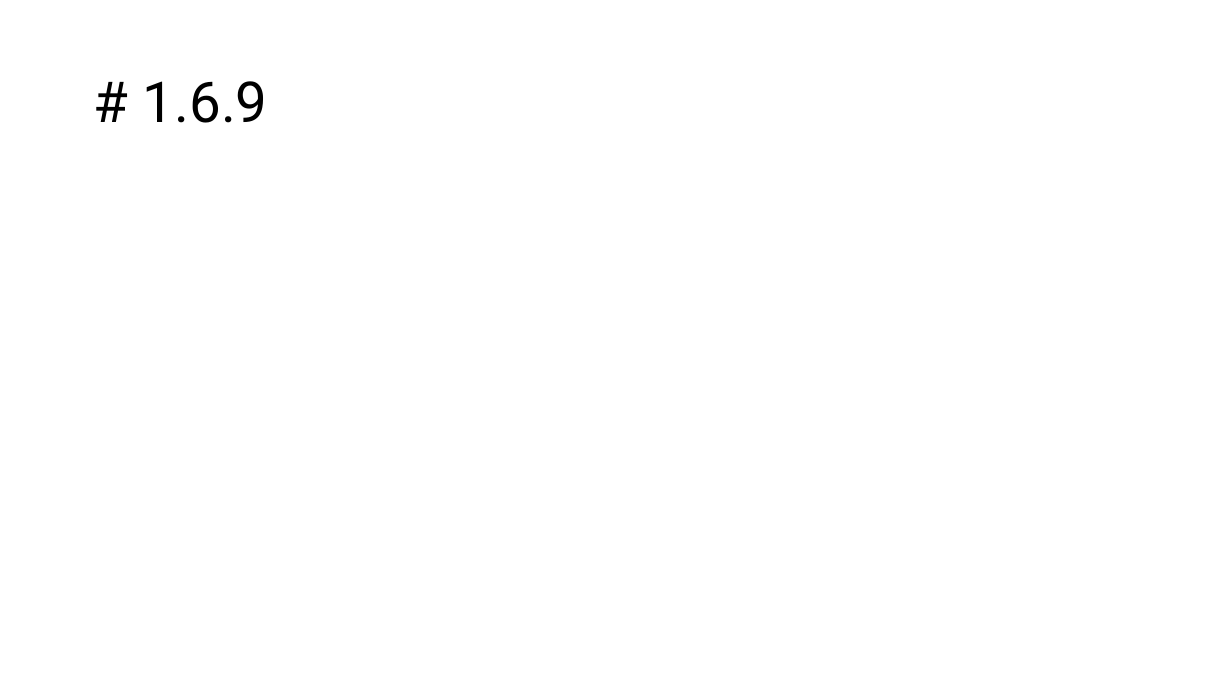
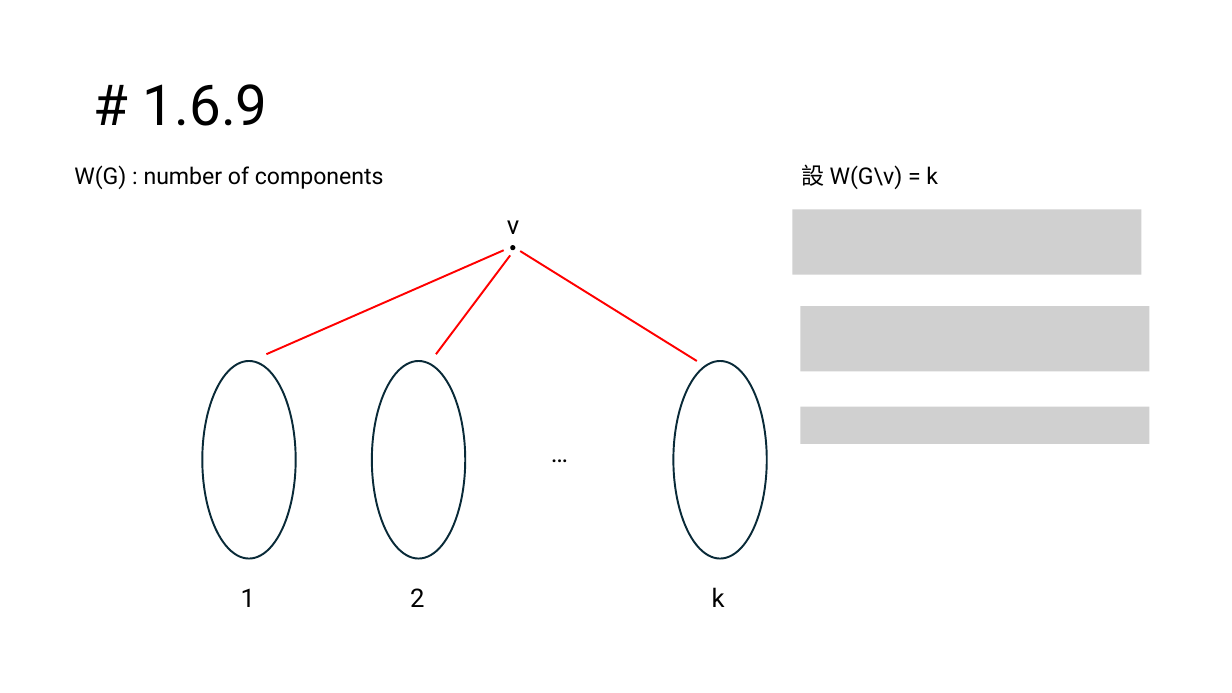
Before and after one commit to PuiPu/senior-college-spring, a slide deck: slide 19 of 圖論/期中圖.pptx (slide 9 before the commit). Drawn at 1232x693 pixels with LibreOffice and Linux fonts; fonts in the diff are those of the drawing; grey boxes stand for pictures. Boxes give left, top, right and bottom in pixels: in the first picture for what was removed or moved away, otherwise in the second. Text is boxed around its words. In the diff, an @@ line names an element or a change of style, - is before the commit and + after.

```diff
--- a/圖論/期中圖.pptx
+++ b/圖論/期中圖.pptx
@@ text added at (x1=74, y1=165, x2=384, y2=189), 18 pt, text #000000 @@
+W(G) : number of components
@@ text added at (x1=801, y1=164, x2=938, y2=189), 18 pt, text #000000 @@
+設 W(G\v) = k
@@ text added at (x1=507, y1=220, x2=519, y2=234), 20 pt, text #000000 @@
+v
@@ picture added at (x1=792, y1=210, x2=1141, y2=275) @@
@@ line added from (266, 354) to (504, 250), #FF0000 1.5 pt @@
@@ line added from (436, 354) to (510, 255), #FF0000 1.5 pt @@
@@ ellipse added at (x1=510, y1=245, x2=516, y2=250), fill #000000 @@
@@ line added from (520, 251) to (697, 361), #FF0000 1.5 pt @@
@@ picture added at (x1=800, y1=306, x2=1150, y2=372) @@
@@ ellipse added at (x1=202, y1=361, x2=296, y2=559), outline #092A39 1.5 pt @@
@@ ellipse added at (x1=372, y1=361, x2=465, y2=559), outline #092A39 1.5 pt @@
@@ ellipse added at (x1=674, y1=361, x2=767, y2=559), outline #092A39 1.5 pt @@
@@ picture added at (x1=800, y1=407, x2=1150, y2=444) @@
@@ text added at (x1=542, y1=432, x2=577, y2=472), 20 pt, text #000000 @@
+…
@@ text added at (x1=241, y1=588, x2=255, y2=607), 20 pt, text #000000 @@
+1
@@ text added at (x1=410, y1=588, x2=424, y2=607), 20 pt, text #000000 @@
+2
@@ text added at (x1=712, y1=587, x2=725, y2=607), 20 pt, text #000000 @@
+k
```
Also in this commit, not shown: 3 slides added, 5 other files.
